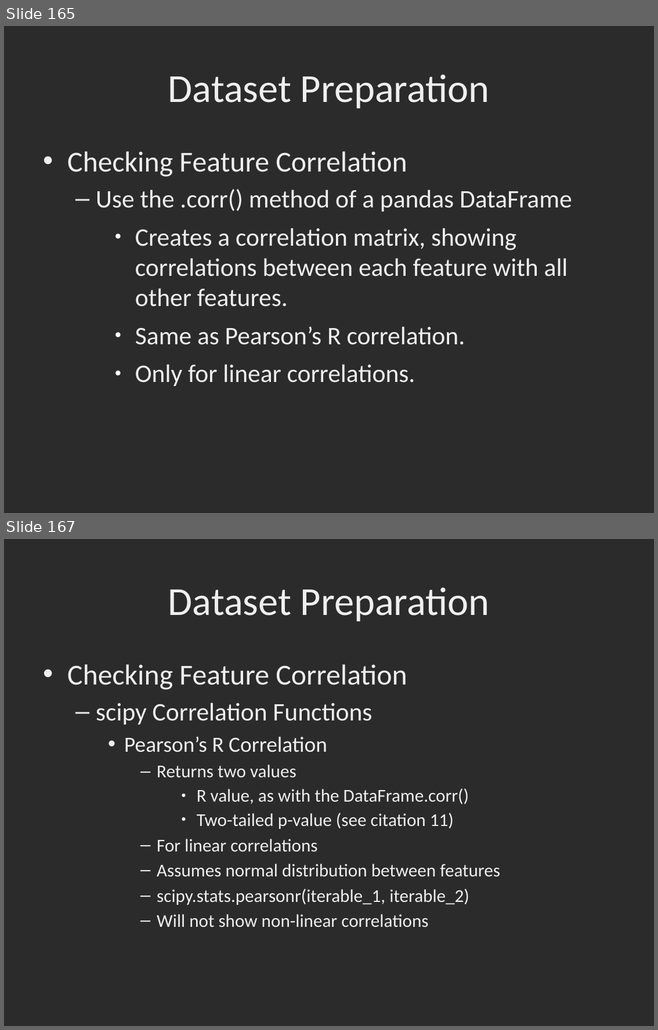
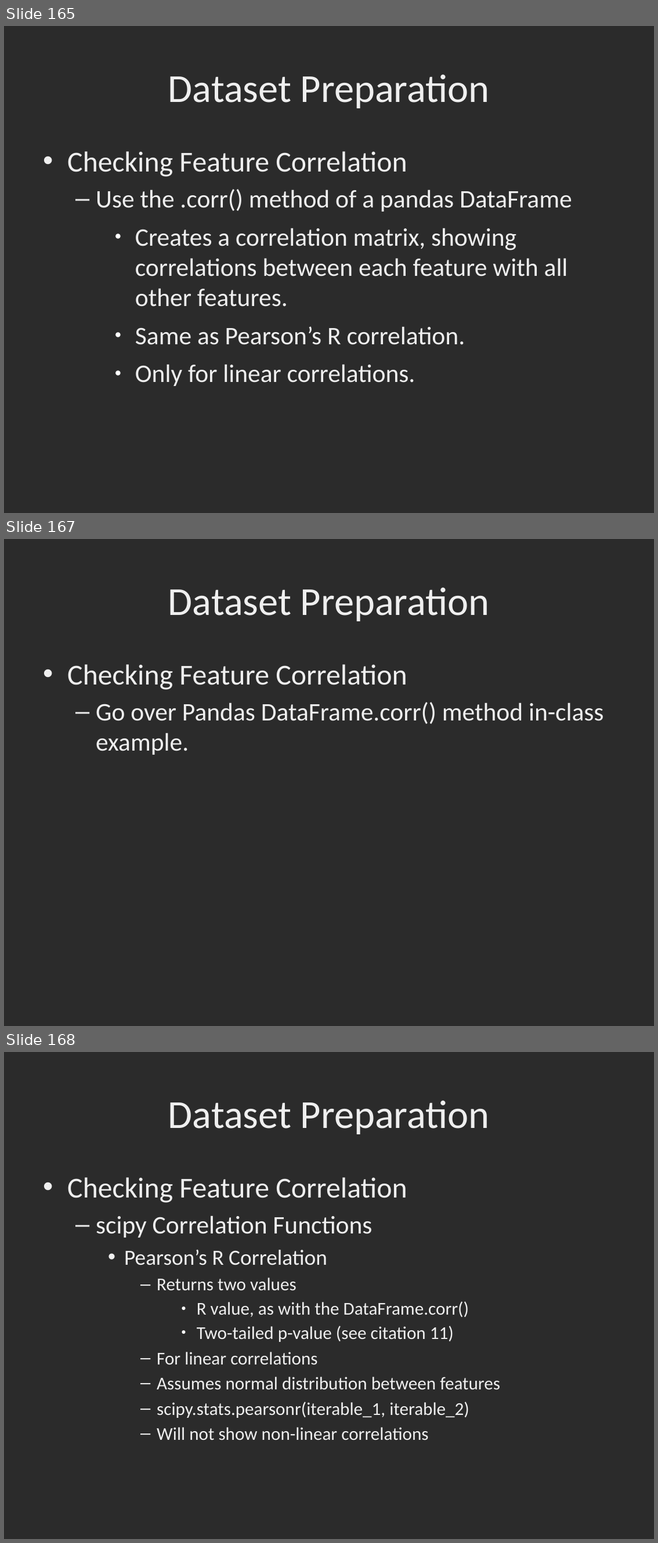
Before and after one commit to dbowmans46/PracticalProgramming, a slide deck: Session 7 - Python/Instructional Material/Session 7 - Python Brief Intro to Machine Learning with Scikit Learn.odp. Shown one above the other, each under a label of ours: slides 165 and 167 before the commit, slides 165, 167 and 168 after it; the slides between them are not shown. The pictures are 658x1030 and 658x1543 pixels, drawn with LibreOffice and Linux fonts; fonts in the diff are those of the drawing; background and template pictures are left out; a plain dark background stands for a picture behind light text. Boxes give left, top, right and bottom in pixels: in the first picture for what was removed or moved away, otherwise in the second. Text is boxed around its words. In the diff, an @@ line names an element or a change of style, - is before the commit and + after.

Commit message:
Added slides and example for feature importances.

```diff
--- a/Session 7 - Python/Instructional Material/Session 7 - Python Brief Intro to Machine Learning with Scikit Learn.odp
+++ b/Session 7 - Python/Instructional Material/Session 7 - Python Brief Intro to Machine Learning with Scikit Learn.odp
@@ slide 167 added at bbox=[4, 539, 654, 1026], background picture (left out) @@
@@ title added at bbox=[168, 587, 489, 621], 44 pt, text #EFEFEF @@
+Dataset Preparation
@@ text added at bbox=[67, 664, 603, 755], 28 pt, text #EFEFEF @@
+• Checking Feature Correlation
+  – Go over Pandas DataFrame.corr() method in-class example.
@@ what was slide 167 is now slide 168 @@
```
Also in this commit, not shown: 7 slides changed, 4 other slides added, 1 other file.
